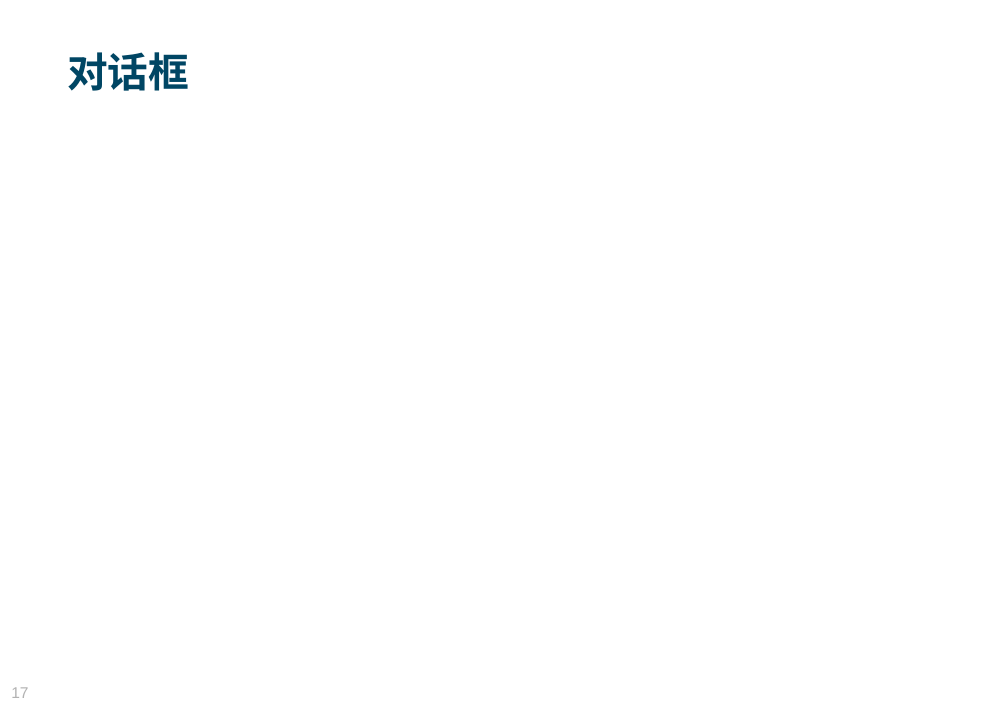
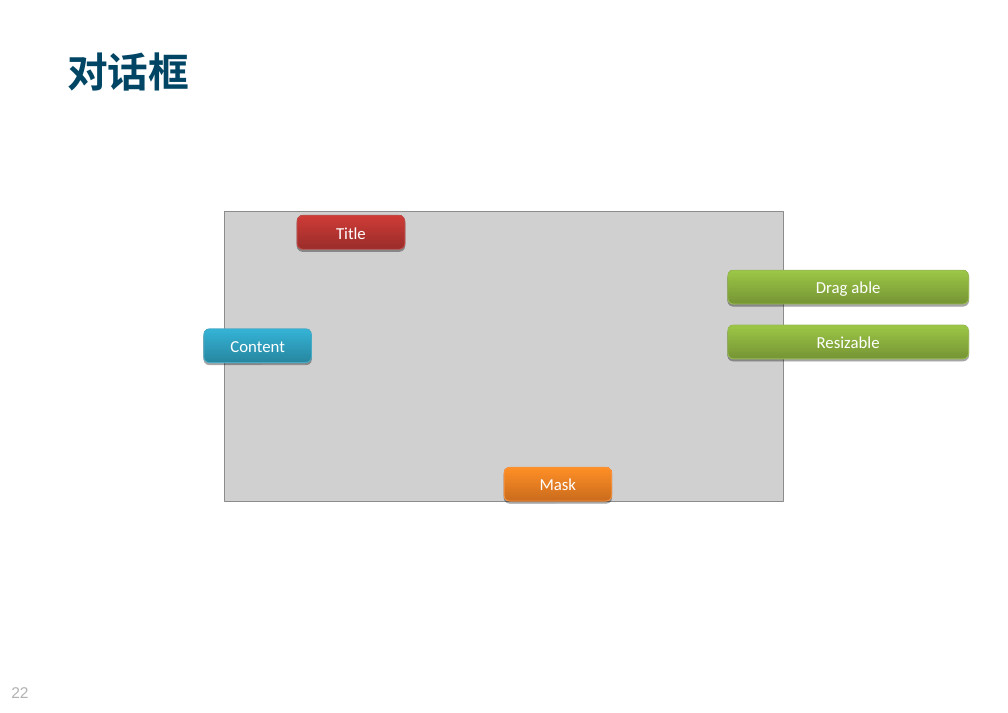
Before and after one commit to MosesZhu/Cube, a slide deck: slide 22 of Document/New Webframework Introduction.ppt (slide 17 before the commit). Drawn at 1008x713 pixels with LibreOffice and Linux fonts; fonts in the diff are those of the drawing; grey boxes stand for pictures; background and template pictures are left out. Boxes give left, top, right and bottom in pixels: in the first picture for what was removed or moved away, otherwise in the second. Text is boxed around its words. In the diff, an @@ line names an element or a change of style, - is before the commit and + after.

```diff
--- a/Document/New Webframework Introduction.ppt
+++ b/Document/New Webframework Introduction.ppt
@@ picture added at box(225, 212, 784, 501) @@
@@ rounded rectangle added at box(297, 216, 405, 249), fill gradient #9B2D2A to #CE3B37, outline #BE4B48 0.74 pt, 14 pt, text #FFFFFF @@
+Title
@@ rounded rectangle added at box(728, 270, 968, 304), fill gradient #769535 to #9CC746, outline #98B954 0.74 pt, 14 pt, text #FFFFFF @@
+Drag able
@@ rounded rectangle added at box(203, 329, 311, 362), fill gradient #2787A0 to #34B3D6, outline #46AAC5 0.74 pt, 14 pt, text #FFFFFF @@
+Content
@@ rounded rectangle added at box(728, 325, 968, 359), fill gradient #769535 to #9CC746, outline #98B954 0.74 pt, 14 pt, text #FFFFFF @@
+Resizable
@@ rounded rectangle added at box(504, 467, 612, 501), fill gradient #CB6C1D to #FF8F26, outline #F69240 0.74 pt, 14 pt, text #FFFFFF @@
+Mask
@@ page number at box(11, 687, 28, 698): text changed @@
-17
+22
```
Also in this commit, not shown: 3 other slides changed, 11 slides added, 5 slides removed, 1 other file.
